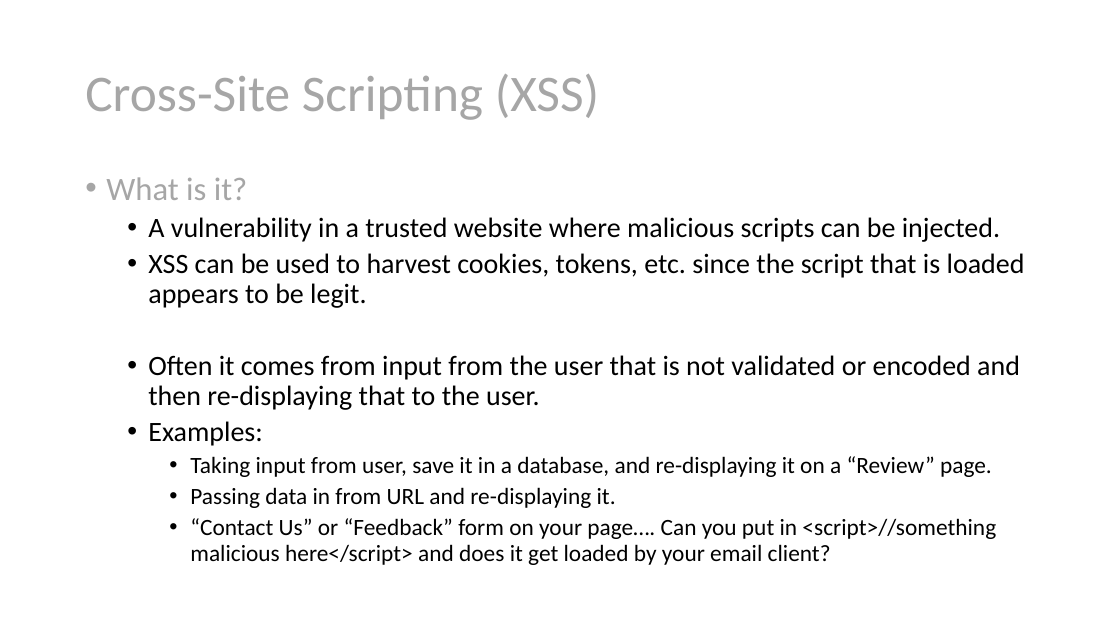
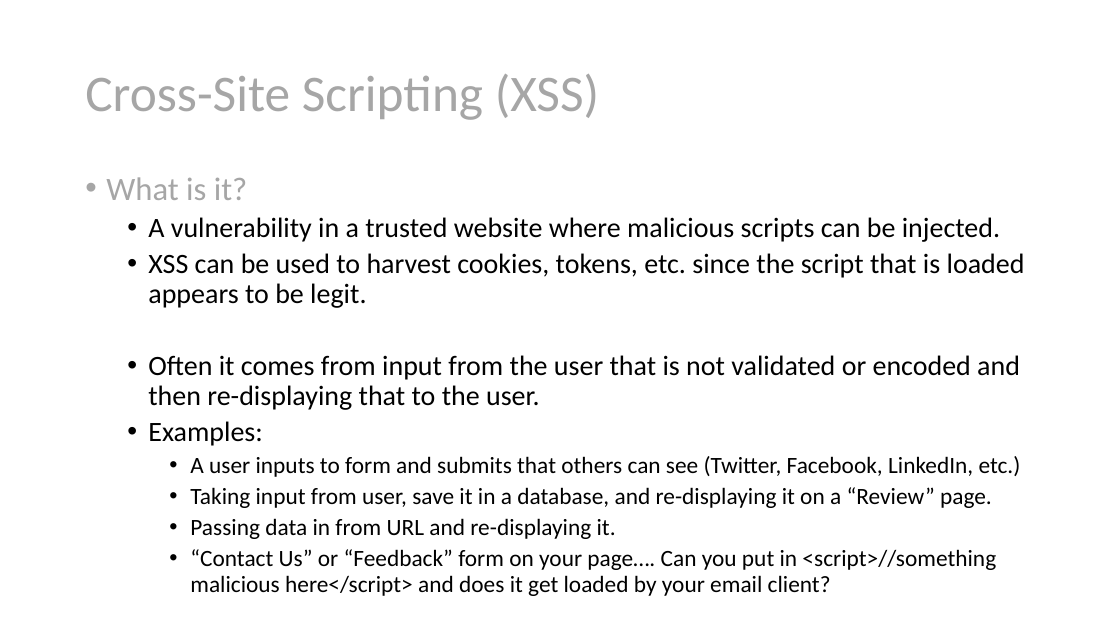
Before and after one commit to scottsauber/security-headers-talk, a slide deck: slide 27 of Security Headers Explained.pptx. Drawn at 1120x630 pixels with LibreOffice and Linux fonts; fonts in the diff are those of the drawing. Boxes give left, top, right and bottom in pixels: in the first picture for what was removed or moved away, otherwise in the second. Text is boxed around its words. In the diff, an @@ line names an element or a change of style, - is before the commit and + after.

```diff
--- a/Security Headers Explained.pptx
+++ b/Security Headers Explained.pptx
@@ text at (190,456,1021,477): paragraph added @@
+    • A user inputs to form and submits that others can see (Twitter, Facebook, LinkedIn, etc.)
```
Also in this commit, not shown: 60 other slides changed, 1 slide added, 1 slide removed.
